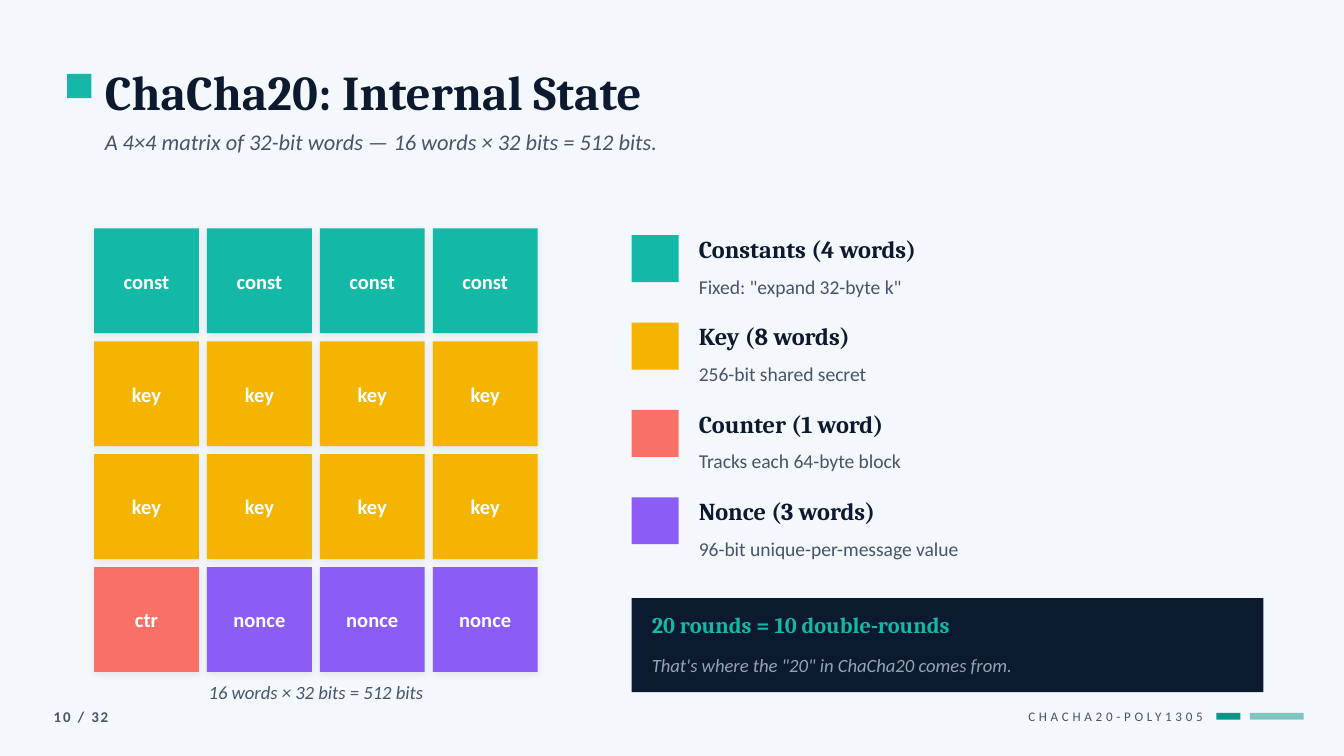
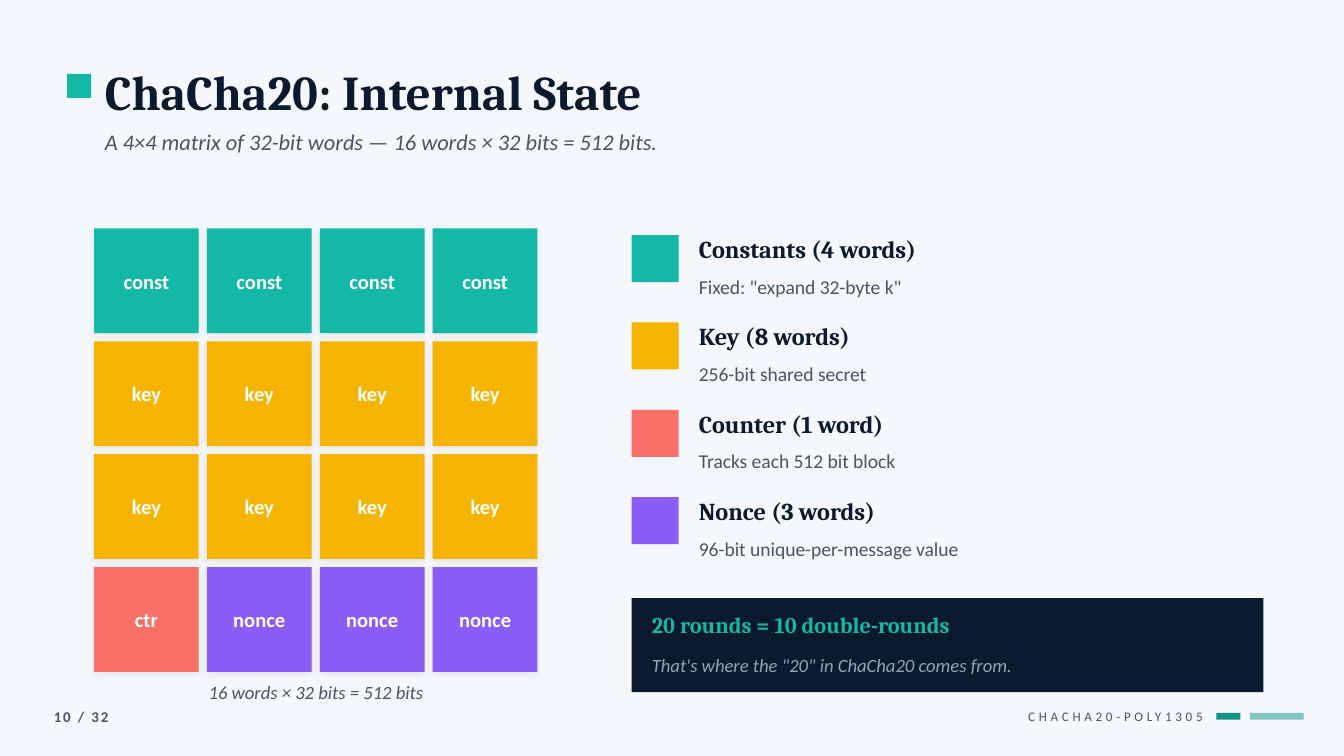
Before and after one commit to AidanLevy05/MATH447-ChatRoom, a slide deck: slide 10 of PowerPoint/MATH_447_Final_Polished.pptx. Drawn at 1344x756 pixels with LibreOffice and Linux fonts; fonts in the diff are those of the drawing. Boxes give left, top, right and bottom in pixels: in the first picture for what was removed or moved away, otherwise in the second. Text is boxed around its words. In the diff, an @@ line names an element or a change of style, - is before the commit and + after.

```diff
--- a/PowerPoint/MATH_447_Final_Polished.pptx
+++ b/PowerPoint/MATH_447_Final_Polished.pptx
@@ text at (699, 454, 895, 468): text changed @@
-Tracks each 64-byte block
+Tracks each 512 bit block
```
Also in this commit, not shown: 30 other slides changed.
